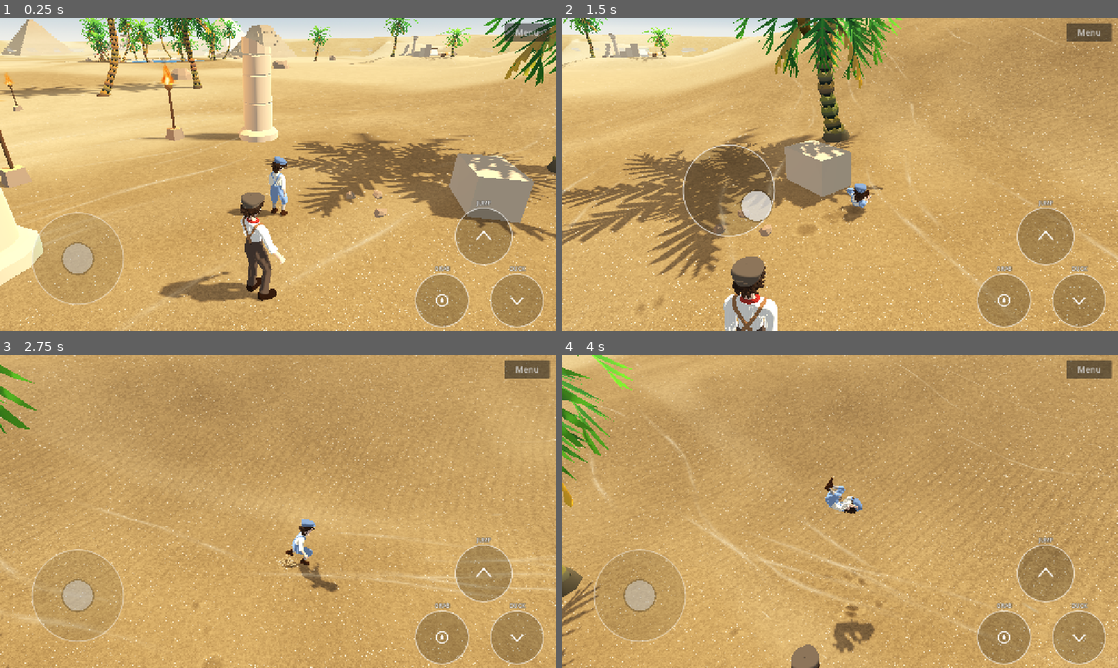
Above: before the commit, frames 1-4 (two rows, left to right).
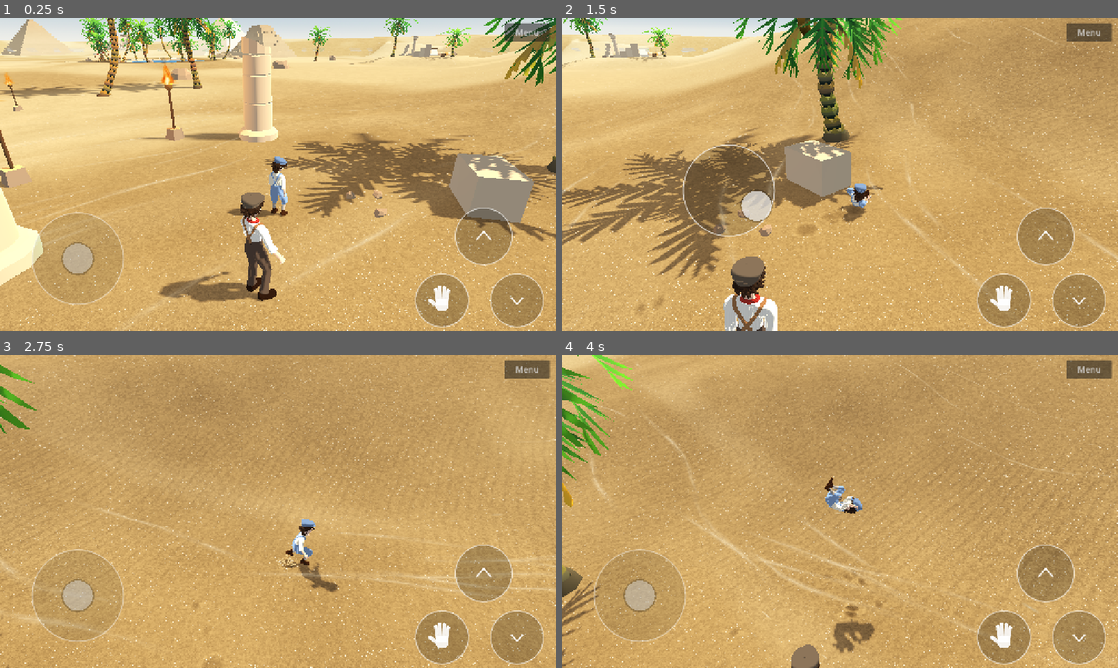
Above: after the commit, the same moments.

Repository: Sclondon/Outside
Game: Godot game, scene res://desert.tscn
Two runs of this game, one before a commit and one after it. Both use one fixed random seed, a clock stepped at 60 frames per second and the inputs below.
Inputs (mouse positions are in pixels of both pictures, inside the frame that each line leads up to):
- Up to frame 1 (0.25 s): no input
- Up to frame 2 (1.5 s): move the mouse to (962, 158) at 0.52 s; hold D (move_right) 0.53-1.25 s; hold E (act) 0.53-1.25 s; click (962, 158) at 0.67 s; tap Space (jump) at 0.77, 1.07 s; tap C (duck) at 0.8 s; drag from (728, 190) to (812, 237) at 1.27 s
- Up to frame 3 (2.75 s): move the mouse to (333, 442) at 2.02 s; hold D (move_right) from 2.03 s (still down); hold Space (jump) from 2.03 s (still down); tap E (act) at 2.3 s
- Up to frame 4 (4 s): release D (move_right) at 2.75 s; release Space (jump) at 2.75 s; drag from (812, 574) to (673, 464) at 2.77 s; move the mouse to (1006, 558) at 3.52 s; hold A (move_left) from 3.53 s (still down); hold C (duck) from 3.53 s (still down); tap Space (jump) at 3.77, 3.8 s

The runs differ from the first frame. In frame 1, 0.3% of the frame differs, in the area x 77-95%, y 58-94%; in frame 2, 0.3%; in frame 3, 0.3%; in frame 4, 0.3%.

Commit message:
The grab button is a hand, and the buttons have no words on them; web build
Co-Authored-By: Claude Opus 5.5 <noreply@anthropic.com>
Claude-Session: https://claude.ai/code/session_01Wpcj1fnjKX742t8S5R6KU5

Diff:
--- a/scripts/touch_controls.gd
+++ b/scripts/touch_controls.gd
@@ -171,17 +171,29 @@
 	_draw_button(_duck_centre(), _button_radius(), _duck_alpha)
 	_draw_button(_act_centre(), _button_radius(), _act_alpha)
 	var mark := Color(tint, 0.9)
-	# Jump: a chevron pointing up. Duck: one pointing down. Act: a hand, drawn as a ring and a dot.
+	# Jump: a chevron pointing up. Duck: one pointing down. Grab: an open hand.
 	draw_polyline([jump_centre + Vector2(-17.0, 8.0), jump_centre + Vector2(0.0, -11.0), jump_centre + Vector2(17.0, 8.0)], mark, 3.5, true)
 	var duck := _duck_centre()
 	draw_polyline([duck + Vector2(-13.0, -6.0), duck + Vector2(0.0, 8.0), duck + Vector2(13.0, -6.0)], mark, 3.5, true)
-	draw_arc(_act_centre(), 13.0, 0.0, TAU, 24, mark, 3.0, true)
-	draw_circle(_act_centre(), 5.0, mark)
-	var font := get_theme_default_font()
-	for label: Array in [[jump_centre, stick_radius * 0.62, "JUMP"], [duck, _button_radius(), "DUCK"], [_act_centre(), _button_radius(), "GRAB"]]:
-		var wide := font.get_string_size(label[2], HORIZONTAL_ALIGNMENT_LEFT, -1.0, 13).x
-		draw_string_outline(font, (label[0] as Vector2) + Vector2(-wide * 0.5, -float(label[1]) - 7.0), label[2], HORIZONTAL_ALIGNMENT_LEFT, -1.0, 13, 4, Color(0.0, 0.0, 0.0, 0.6))
-		draw_string(font, (label[0] as Vector2) + Vector2(-wide * 0.5, -float(label[1]) - 7.0), label[2], HORIZONTAL_ALIGNMENT_LEFT, -1.0, 13, Color(tint, 0.9))
+	_draw_hand(_act_centre(), _button_radius() * 0.5, mark)
+
+
+# An open hand, palm towards the eye, about `reach` from its middle to a fingertip.
+func _draw_hand(centre: Vector2, reach: float, colour: Color) -> void:
+	var palm := centre + Vector2(0.0, reach * 0.34)
+	var thick := reach * 0.25
+	# The palm, then four fingers fanned a little, the middle one longest, and the thumb out to the side.
+	draw_circle(palm, reach * 0.5, colour)
+	draw_rect(Rect2(palm + Vector2(-reach * 0.5, -reach * 0.42), Vector2(reach, reach * 0.5)), colour)
+	for finger: Array in [[-0.37, -0.12, 0.84], [-0.125, -0.04, 1.0], [0.125, 0.04, 0.95], [0.37, 0.13, 0.76]]:
+		var root := palm + Vector2(float(finger[0]) * reach, -reach * 0.36)
+		var tip := root + Vector2(float(finger[1]), -1.0).normalized() * reach * float(finger[2])
+		draw_line(root, tip, colour, thick, true)
+		draw_circle(tip, thick * 0.5, colour)
+	var thumb_root := palm + Vector2(-reach * 0.42, reach * 0.02)
+	var thumb_tip := thumb_root + Vector2(-0.8, -0.6).normalized() * reach * 0.62
+	draw_line(thumb_root, thumb_tip, colour, thick * 1.1, true)
+	draw_circle(thumb_tip, thick * 0.55, colour)
 
 
 func _draw_button(centre: Vector2, radius: float, pressed: float) -> void:
Not shown, changed: build/index.html
Not shown, changed: build/index.pck
